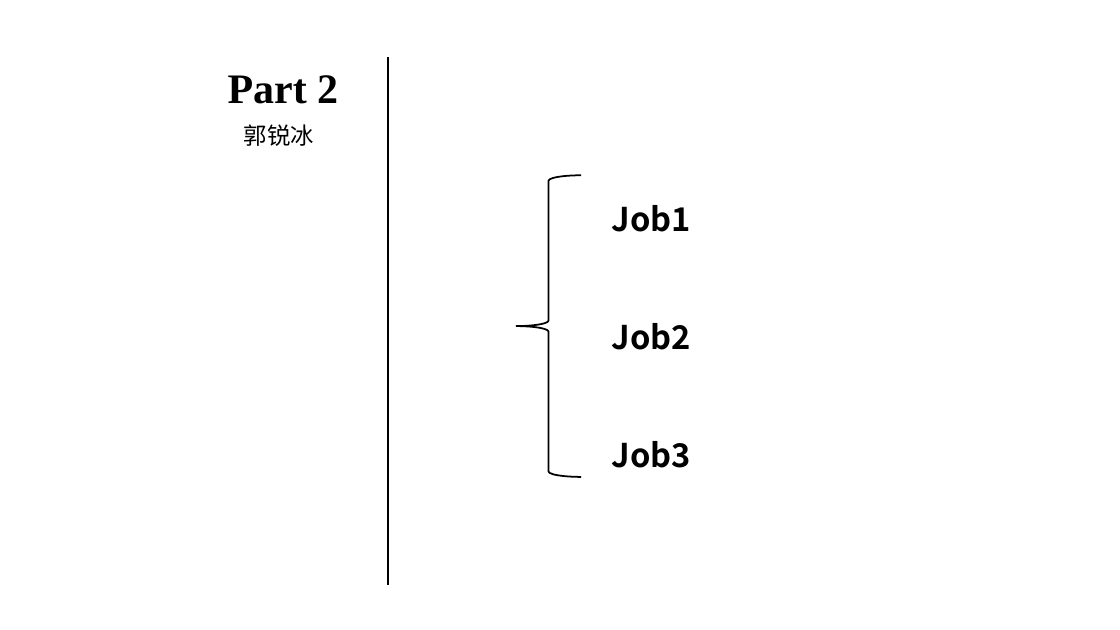
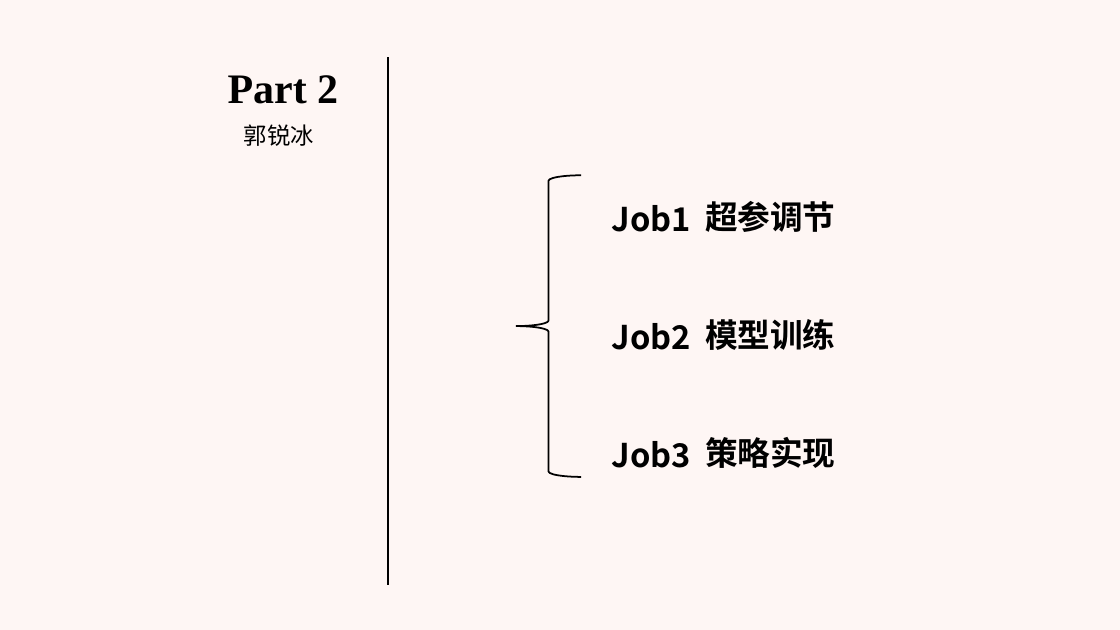
Before and after one commit to Jzzzi/Courses, a slide deck: slide 12 of introToAi/FinalPre/人工智能导论 股票预测.pptx (slide 10 before the commit). Drawn at 1120x630 pixels with LibreOffice and Linux fonts; fonts in the diff are those of the drawing. Boxes give left, top, right and bottom in pixels: in the first picture for what was removed or moved away, otherwise in the second. Text is boxed around its words. In the diff, an @@ line names an element or a change of style, - is before the commit and + after.

```diff
--- a/introToAi/FinalPre/人工智能导论 股票预测.pptx
+++ b/introToAi/FinalPre/人工智能导论 股票预测.pptx
@@ background #FFFFFF to #FEF6F4 @@
@@ text added at <box>705,201,836,468</box>, 28 pt, text #000000, bold @@
+超参调节
+模型训练
+策略实现
```
Also in this commit, not shown: 12 other slides changed, 4 slides added, 2 slides removed, 4 other files.
